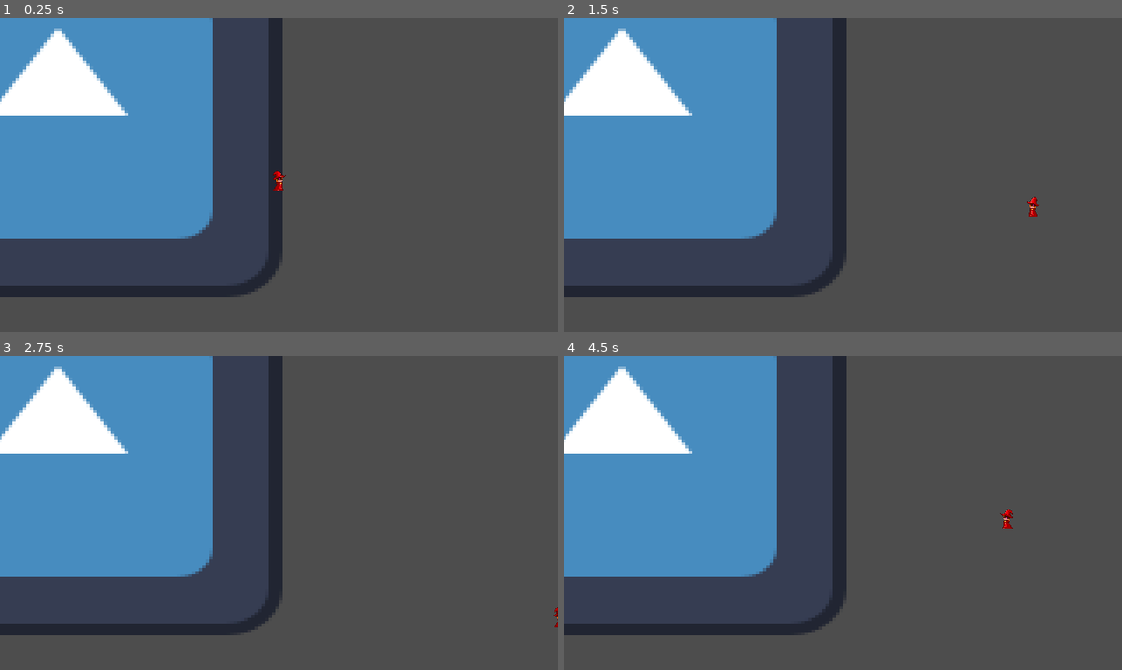
Above: before the commit, frames 1-4 (two rows, left to right).
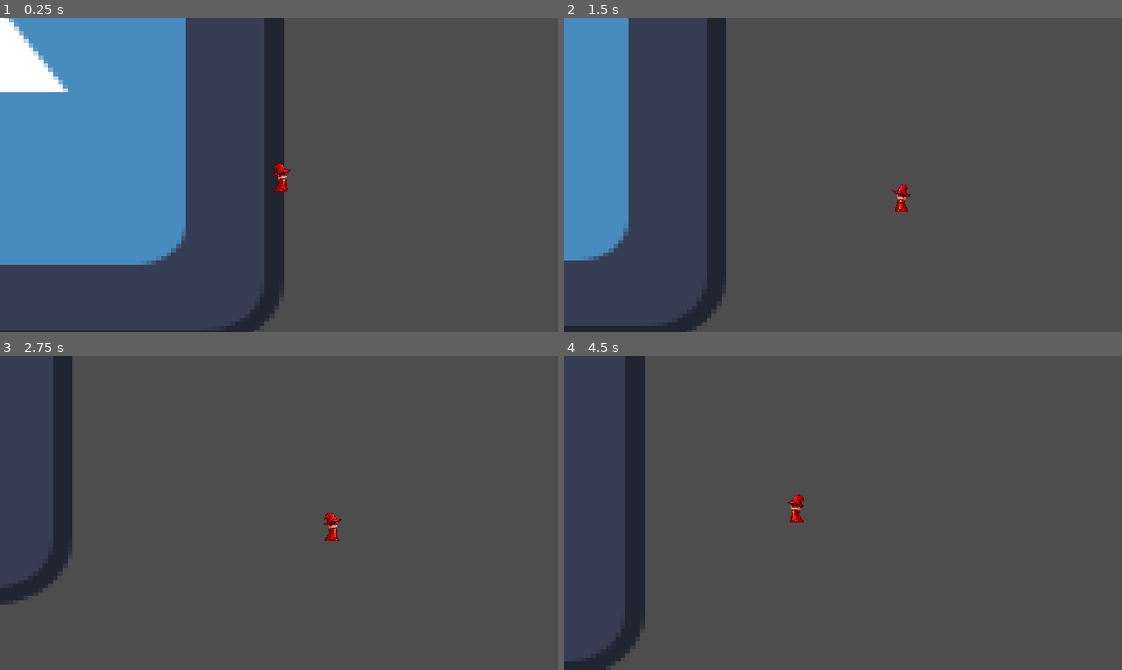
Above: after the commit, the same moments.

Repository: ddm19/DiceCardGame
Game: Godot game, scene res://assets/scenes/game.tscn
Two runs of this game, one before a commit and one after it. Both use one fixed random seed, a clock stepped at 60 frames per second and the inputs below. The engine's default icon, where the game draws it, is replaced by a stand-in: a white triangle on a blue panel in a dark square.
Inputs:
- Up to frame 1 (0.25 s): no input
- Up to frame 2 (1.5 s): tap Enter at 0.5 s; hold Right (ui_right) 0.53-1.28 s; tap Space (dash) at 0.6, 1.35 s; hold Down (ui_down) from 1.28 s (still down)
- Up to frame 3 (2.75 s): release Down (ui_down) at 2.03 s; hold Right (ui_right) from 2.03 s (still down); tap Space (dash) at 2.1 s
- Up to frame 4 (4.5 s): release Right (ui_right) at 2.78 s; hold Up (ui_up) 2.78-3.53 s; tap Space (dash) at 2.85, 3.6, 4.35 s; hold Left (ui_left) from 3.53 s (still down)

The runs differ from the first frame. In frame 1, 14% of the frame differs, in the area x 0-53%, y 0-100%; in frame 2, 27%; in frame 3, 31%; in frame 4, 32%, in the area x 0-81%, y 0-100%.

Commit message:
feat: camera follow

Diff:
--- a/assets/scenes/game.tscn
+++ b/assets/scenes/game.tscn
@@ -1,6 +1,7 @@
-[gd_scene load_steps=52 format=3 uid="uid://7halnlk3iywh"]
+[gd_scene load_steps=53 format=3 uid="uid://7halnlk3iywh"]
 
 [ext_resource type="Script" uid="uid://box65p8yjt2db" path="res://assets/scripts/Player.gd" id="1_cb66b"]
+[ext_resource type="Script" uid="uid://3sk4n8xqdib1" path="res://assets/scripts/FollowCamera.gd" id="1_fqk1v"]
 [ext_resource type="Texture2D" uid="uid://bhqb6wrc8td6c" path="res://icon.svg" id="2_dis88"]
 [ext_resource type="Texture2D" uid="uid://gbdhtqbk385q" path="res://assets/sprites/Dicey/Spritesheet_Idle_Dicey.png" id="3_5gf0t"]
 [ext_resource type="Shader" uid="uid://btmf5sbgdykuu" path="res://assets/shaders/dash.gdshader" id="4_fc420"]
@@ -35,7 +36,7 @@
 tracks/0/interp = 1
 tracks/0/loop_wrap = true
 tracks/0/keys = {
-"times": PackedFloat32Array(0, 0.8),
+"times": PackedFloat32Array(0, 1.2),
 "transitions": PackedFloat32Array(1, 1),
 "update": 1,
 "values": [SubResource("ShaderMaterial_kc0sw"), null]
@@ -47,31 +48,31 @@
 tracks/1/interp = 1
 tracks/1/loop_wrap = true
 tracks/1/keys = {
-"times": PackedFloat32Array(0, 0.8),
+"times": PackedFloat32Array(0, 1.2),
 "transitions": PackedFloat32Array(1, 1),
 "update": 1,
 "values": [ExtResource("4_kc0sw"), null]
 }
 tracks/2/type = "value"
 tracks/2/imported = false
-tracks/2/enabled = true
+tracks/2/enabled = false
 tracks/2/path = NodePath("Sprite2D:material:shader_parameter/fade_line")
 tracks/2/interp = 1
 tracks/2/loop_wrap = true
 tracks/2/keys = {
-"times": PackedFloat32Array(0, 0.2, 0.402069, 0.6),
+"times": PackedFloat32Array(0, 0.2, 0.4, 1),
 "transitions": PackedFloat32Array(1, 1, 1, 1),
 "update": 0,
 "values": [0.0, 0.8, 0.8, 0.0]
 }
 tracks/3/type = "value"
 tracks/3/imported = false
-tracks/3/enabled = true
+tracks/3/enabled = false
 tracks/3/path = NodePath("Sprite2D:material:shader_parameter/fade_width")
 tracks/3/interp = 1
 tracks/3/loop_wrap = true
 tracks/3/keys = {
-"times": PackedFloat32Array(0, 0.2, 0.402069, 0.6),
+"times": PackedFloat32Array(0, 0.2, 0.402069, 1),
 "transitions": PackedFloat32Array(1, 1, 1, 1),
 "update": 0,
 "values": [0.0, 0.55, 0.55, 0.0]
@@ -83,7 +84,7 @@
 tracks/4/interp = 1
 tracks/4/loop_wrap = true
 tracks/4/keys = {
-"times": PackedFloat32Array(0, 0.6),
+"times": PackedFloat32Array(0, 1),
 "transitions": PackedFloat32Array(1, 1),
 "update": 0,
 "values": [0.0, 3.0]
@@ -951,44 +952,46 @@
 
 [node name="Game" type="Node2D"]
 
-[node name="Camera2D" type="Camera2D" parent="."]
+[node name="Camera2D" type="Camera2D" parent="." node_paths=PackedStringArray("player")]
 position = Vector2(6069.96, -336.367)
 scale = Vector2(0.133965, 0.453551)
-zoom = Vector2(0.5, 0.5)
+zoom = Vector2(0.7, 0.7)
 process_callback = 0
-limit_smoothed = true
-position_smoothing_enabled = true
 position_smoothing_speed = 3.0
+script = ExtResource("1_fqk1v")
+player = NodePath("../Player")
+speedMultiplier = 2.0
 
 [node name="Background" type="Sprite2D" parent="."]
 position = Vector2(5563, -485)
 scale = Vector2(8.05576, 6.71272)
 texture = ExtResource("2_dis88")
 
-[node name="Player2" type="CharacterBody2D" parent="."]
-position = Vector2(6065, -327)
+[node name="Player" type="CharacterBody2D" parent="."]
+position = Vector2(6069.96, -336.367)
 script = ExtResource("1_cb66b")
-
-[node name="Sprite2D" type="Sprite2D" parent="Player2"]
+_speed = 200.0
+
+[node name="Sprite2D" type="Sprite2D" parent="Player"]
 z_index = 1
 position = Vector2(5.22463, 4.68877)
 texture = ExtResource("3_5gf0t")
 hframes = 5
 
-[node name="CollisionShape2D" type="CollisionShape2D" parent="Player2"]
+[node name="CollisionShape2D" type="CollisionShape2D" parent="Player"]
 position = Vector2(5.49256, 5.76048)
 shape = SubResource("CapsuleShape2D_cb5na")
 
-[node name="DashTimer" type="Timer" parent="Player2"]
+[node name="DashTimer" type="Timer" parent="Player"]
 one_shot = true
 
-[node name="AnimationPlayer" type="AnimationPlayer" parent="Player2"]
+[node name="AnimationPlayer" type="AnimationPlayer" parent="Player"]
 libraries = {
 &"": SubResource("AnimationLibrary_3w2km")
 }
 autoplay = "IDLE_RIGHT"
 
-[node name="AnimationTree" type="AnimationTree" parent="Player2"]
+[node name="AnimationTree" type="AnimationTree" parent="Player"]
 tree_root = SubResource("AnimationNodeStateMachine_5jdip")
 anim_player = NodePath("../AnimationPlayer")
 parameters/IDLE/blend_position = Vector2(0.102706, 0.0413625)
--- /dev/null
+++ b/assets/scripts/FollowCamera.gd
@@ -0,0 +1,9 @@
+extends Camera2D
+
+@export var player : CharacterBody2D;
+@export var speedMultiplier : float;
+
+func _physics_process(delta: float) -> void:
+	var direction : Vector2 = player.transform.get_origin()
+
+	self.position = self.position.lerp(player.position,delta*speedMultiplier)
--- a/assets/scripts/Player.gd
+++ b/assets/scripts/Player.gd
@@ -44,7 +44,7 @@
 	var direction = Input.get_vector("ui_left","ui_right","ui_up","ui_down")
 	if(Input.is_action_just_released("dash") && canDash && direction != Vector2.ZERO):
 		updateState(ANIMATIONSTATES.DASH)
-		await get_tree().create_timer(0.3).timeout
+		await get_tree().create_timer(0.05).timeout
 		isDashing = true
 		dashTimer.start()
 	if(!isDashing && currentState != ANIMATIONSTATES.DASH):
Empty file removed: assets/scenes/camera.gd
Not shown, removed: assets/scenes/camera.gd.uid
Not shown, added: assets/scripts/FollowCamera.gd.uid
